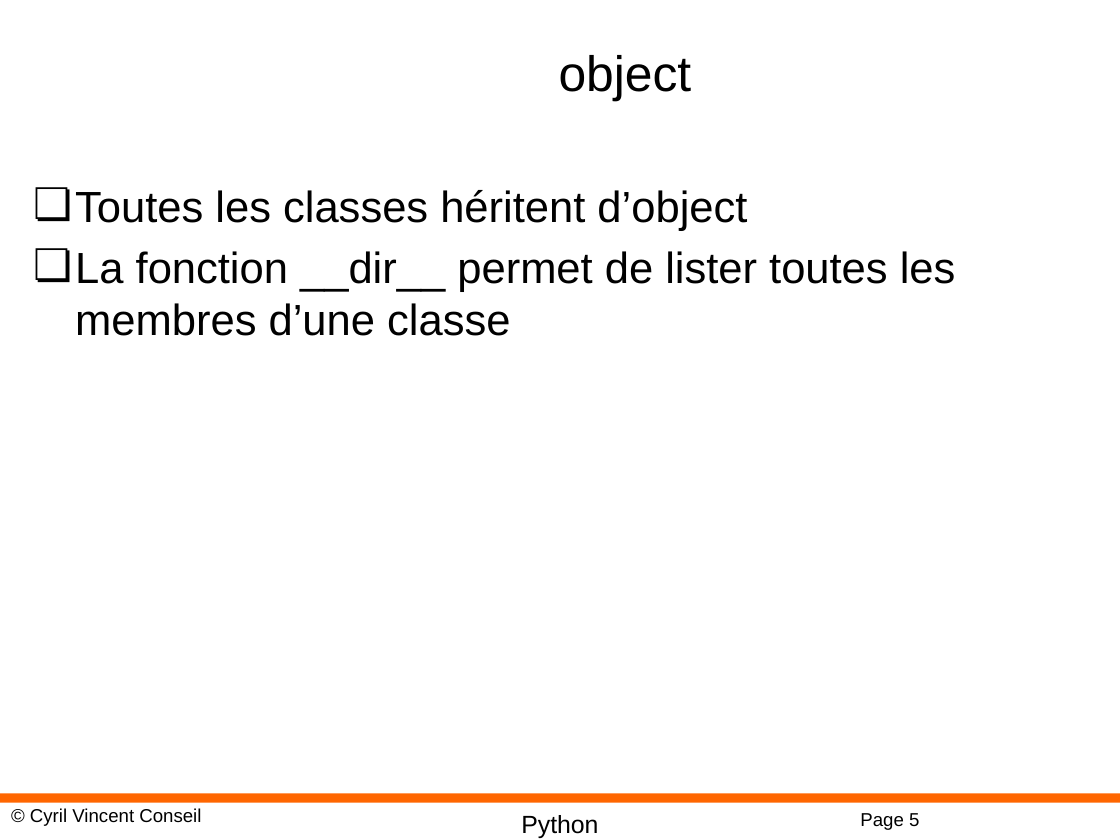
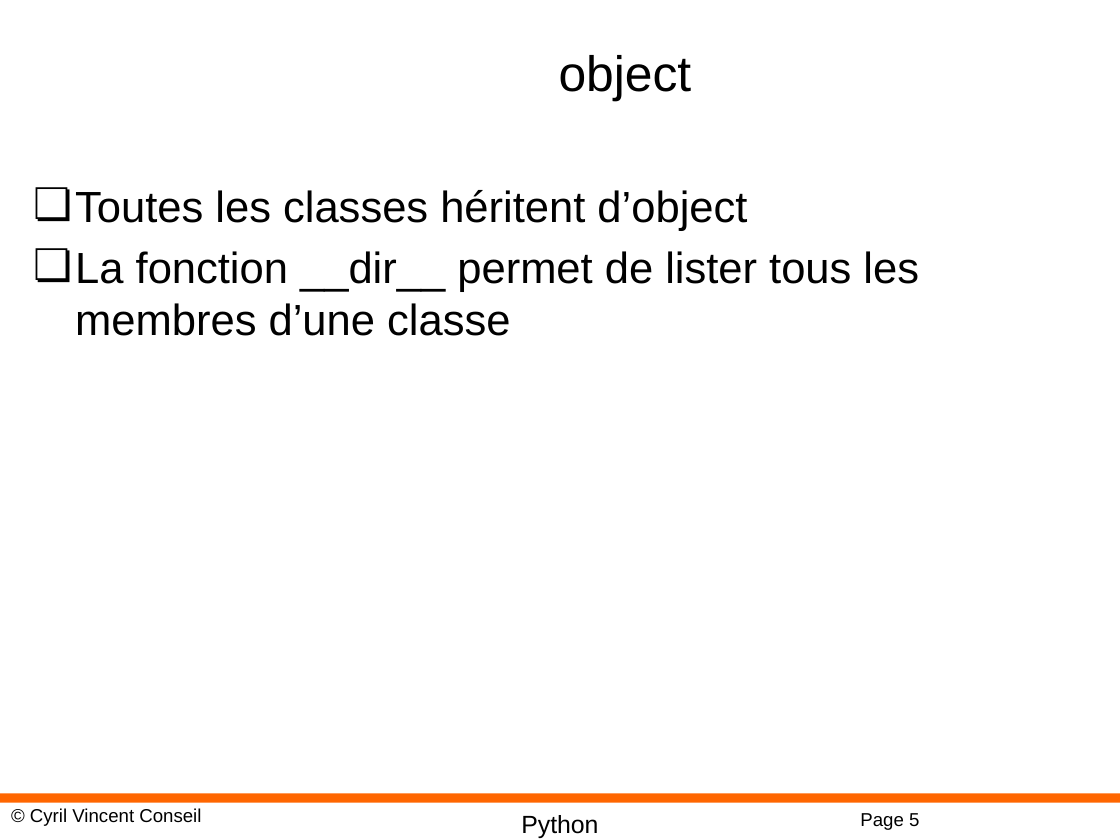
Before and after one commit to cyrilvincent/python-advanced, a slide deck: slide 5 of PPT/Python09-Inheritance.pptx. Drawn at 1120x840 pixels with LibreOffice and Linux fonts; fonts in the diff are those of the drawing; background and template pictures are left out. Boxes give left, top, right and bottom in pixels: in the first picture for what was removed or moved away, otherwise in the second. Text is boxed around its words. In the diff, an @@ line names an element or a change of style, - is before the commit and + after.

```diff
--- a/PPT/Python09-Inheritance.pptx
+++ b/PPT/Python09-Inheritance.pptx
@@ text at (x1=75, y1=251, x2=919, y2=336): text changed @@
-❏ La fonction __dir__ permet de lister toutes les membres d’une classe
+❏ La fonction __dir__ permet de lister tous les membres d’une classe
```
Also in this commit, not shown: 1 other slide changed, 3 other files.
